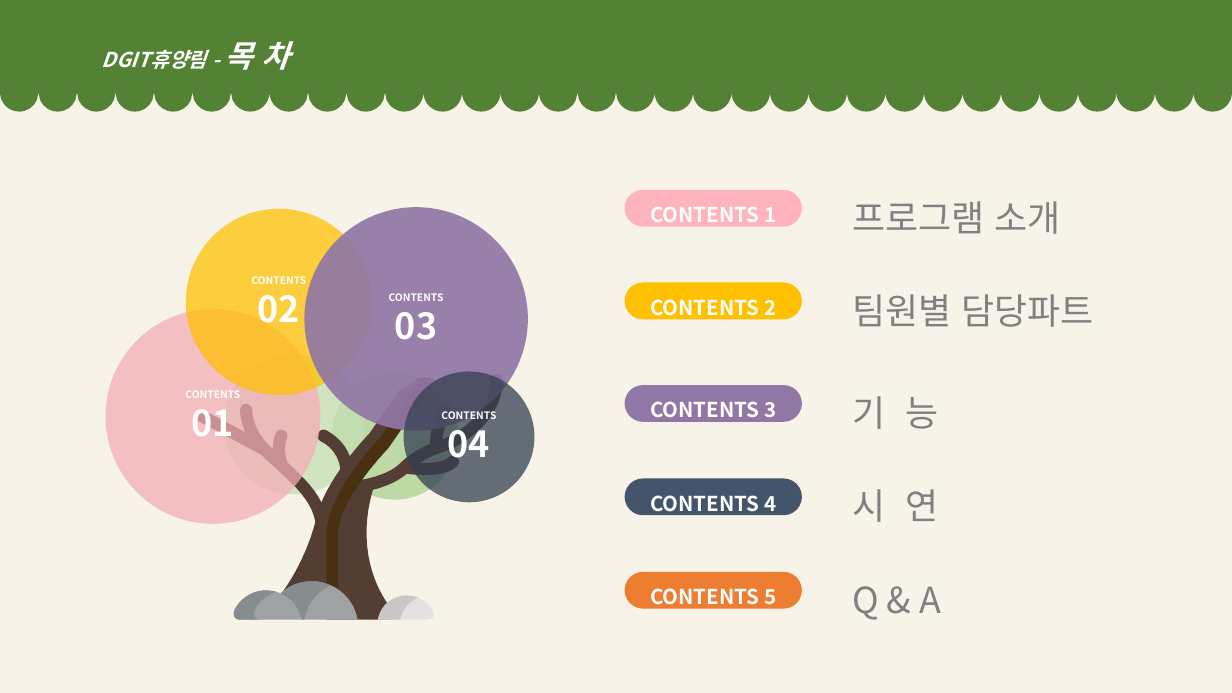
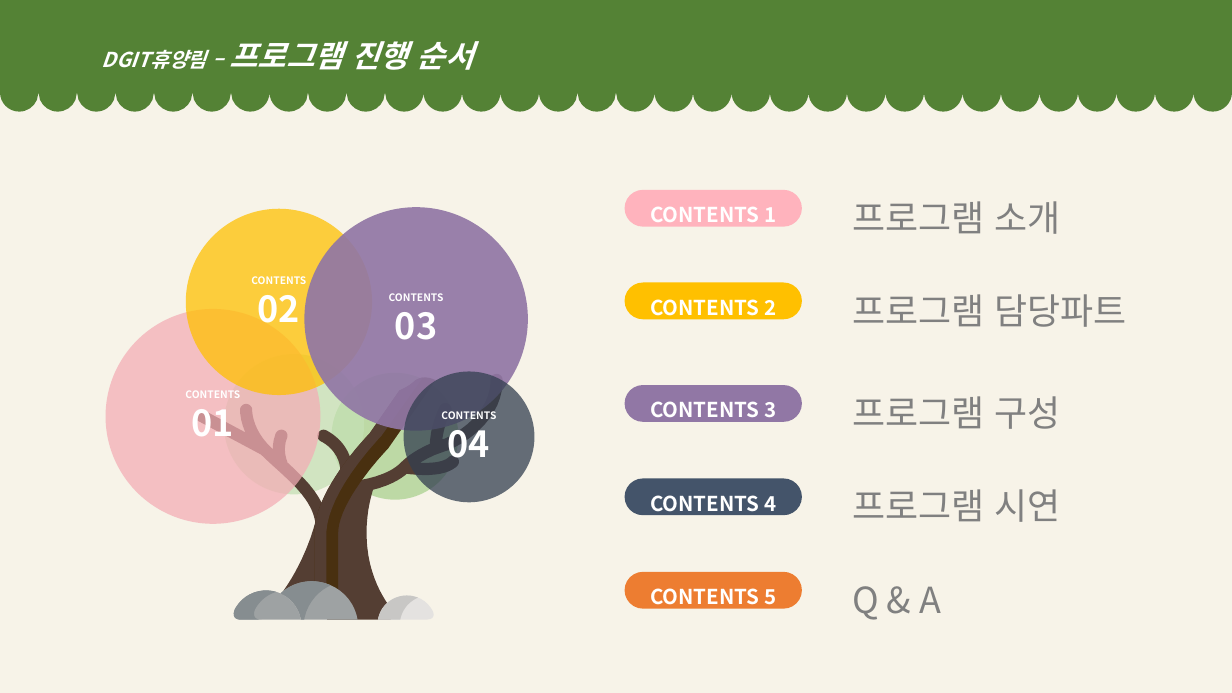
Before and after one commit to dhddldidk/forest, a slide deck: slide 2 of dataFiles/forest.pptx. Drawn at 1232x693 pixels with LibreOffice and Linux fonts; fonts in the diff are those of the drawing. Boxes give left, top, right and bottom in pixels: in the first picture for what was removed or moved away, otherwise in the second. Text is boxed around its words. In the diff, an @@ line names an element or a change of style, - is before the commit and + after.

```diff
--- a/dataFiles/forest.pptx
+++ b/dataFiles/forest.pptx
@@ text at (x1=101, y1=41, x2=474, y2=70): text changed @@
-    DGIT휴양림 - 목 차
+    DGIT휴양림 – 프로그램 진행 순서
@@ text at (x1=852, y1=294, x2=1126, y2=327): text changed @@
-팀원별 담당파트
+프로그램 담당파트
@@ text at (x1=852, y1=396, x2=1060, y2=429): text changed @@
-기 능
+프로그램 구성
@@ text at (x1=852, y1=489, x2=1060, y2=522): text changed @@
-시 연
+프로그램 시연
```
Also in this commit, not shown: 10 other slides changed, 1 other file.
